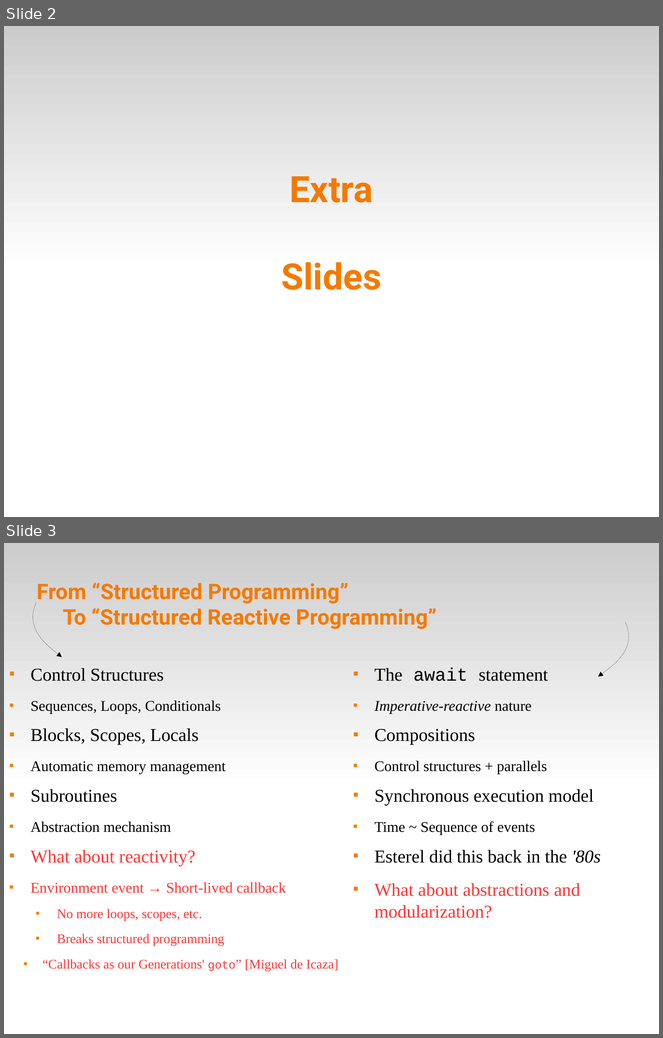
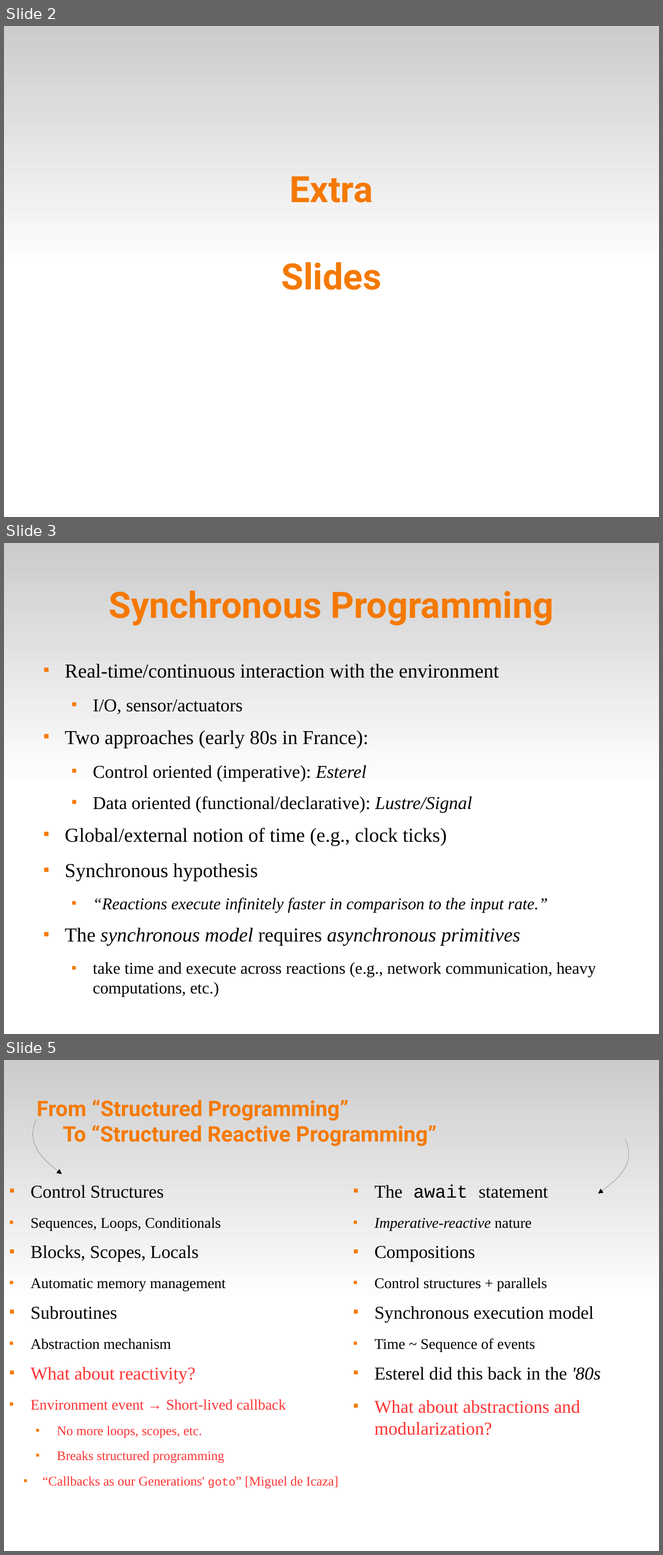
Before and after one commit to fsantanna-no/ceu-docs, a slide deck: ceu_curryon-extra.odp. Shown one above the other, each under a label of ours: slides 2 and 3 before the commit, slides 2, 3 and 5 after it; the slides between them are not shown. The pictures are 663x1038 and 663x1555 pixels, drawn with LibreOffice and Linux fonts; fonts in the diff are those of the drawing. Boxes give left, top, right and bottom in pixels: in the first picture for what was removed or moved away, otherwise in the second. Text is boxed around its words. In the diff, an @@ line names an element or a change of style, - is before the commit and + after.

```diff
--- a/ceu_curryon-extra.odp
+++ b/ceu_curryon-extra.odp
@@ slide 3 added at (4,543,659,1034), background #FFFFFF; not listed: 1 template element that a slide beside it also shows @@
@@ title added at (109,590,554,626), 44 pt, text #F57900, bold @@
+Synchronous Programming
@@ text added at (65,664,596,997), 24 pt, text #000000 @@
+■ Real-time/continuous interaction with the environment
+  ■ I/O, sensor/actuators
+■ Two approaches (early 80s in France):
+  ■ Control oriented (imperative): Esterel
+  ■ Data oriented (functional/declarative): Lustre/Signal
+■ Global/external notion of time (e.g., clock ticks)
+■ Synchronous hypothesis
+  ■ “Reactions execute infinitely faster in comparison to the input rate.”
+■ The synchronous model requires asynchronous primitives
+  ■ take time and execute across reactions (e.g., network communication, heavy computations, etc.)
@@ what was slide 3 is now slide 5 @@
```
Also in this commit, not shown: 1 other slide added, 2 other files.
